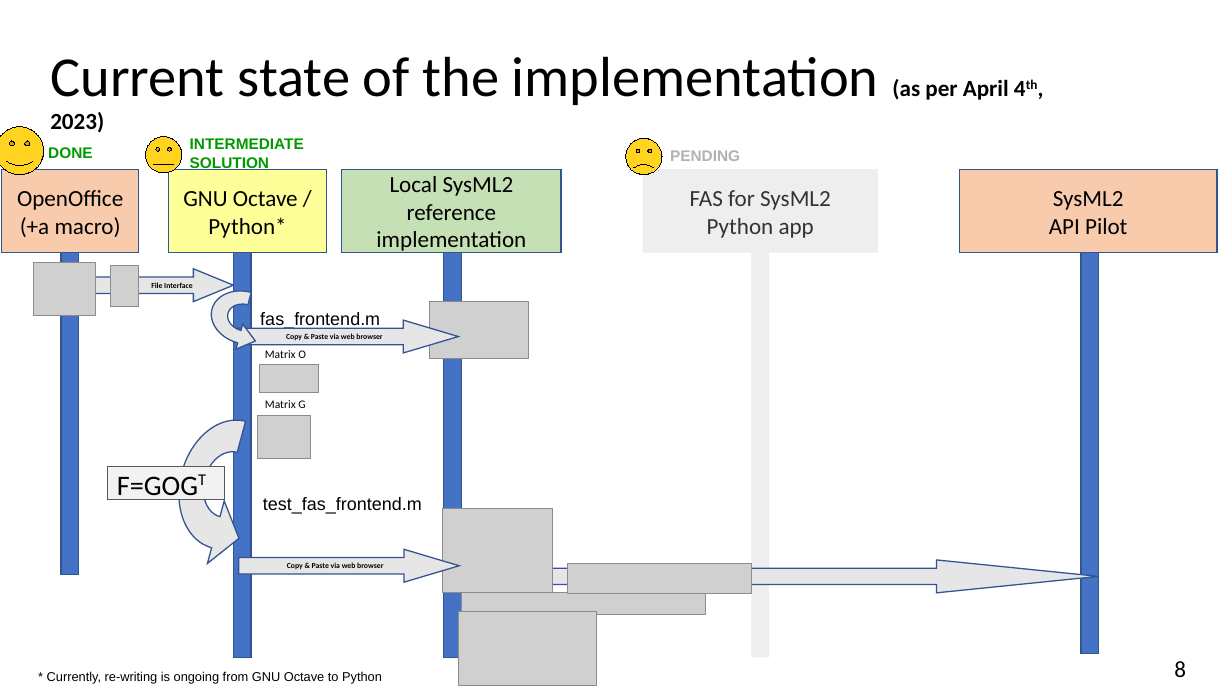
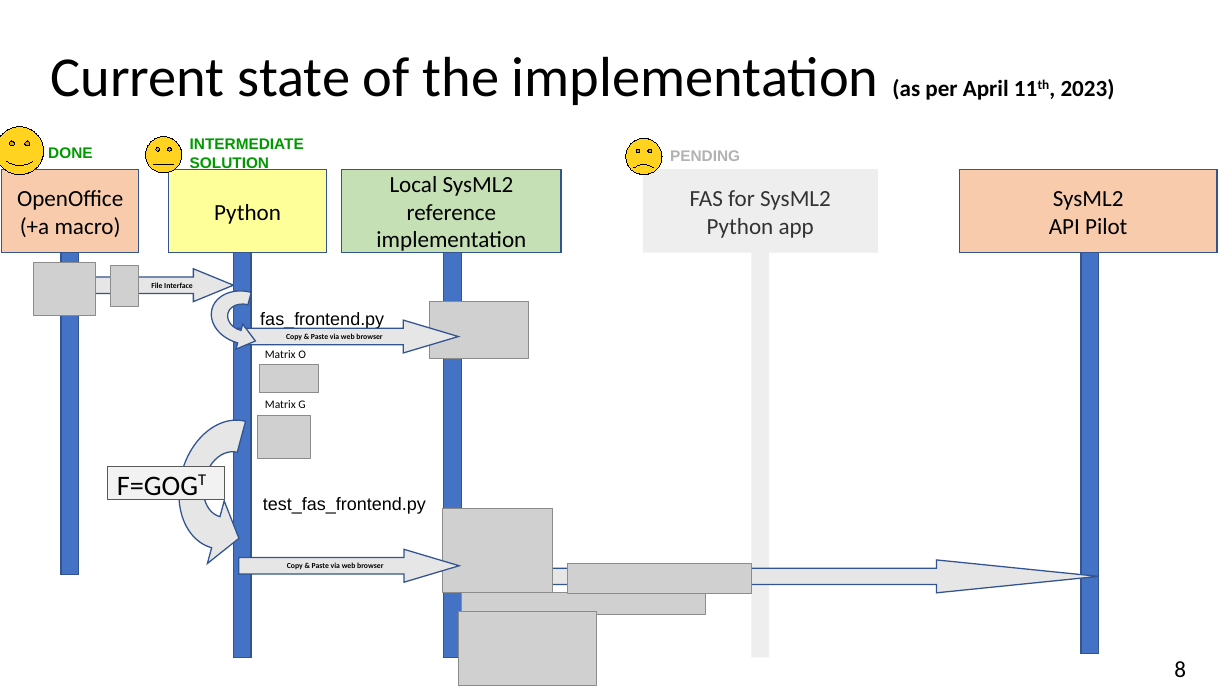
Before and after one commit to GfSE/fas4sysmlv2, a slide deck: slide 8 of doc/tech-docs/sysmlv2-pilot/fas4sysmlv2.odp. Drawn at 1232x693 pixels with LibreOffice and Linux fonts; fonts in the diff are those of the drawing; grey boxes stand for pictures. Boxes give left, top, right and bottom in pixels: in the first picture for what was removed or moved away, otherwise in the second. Text is boxed around its words. In the diff, an @@ line names an element or a change of style, - is before the commit and + after.

Commit message:
Python replacement for remaining parts of the GNU Octave implementation

```diff
--- a/doc/tech-docs/sysmlv2-pilot/fas4sysmlv2.odp
+++ b/doc/tech-docs/sysmlv2-pilot/fas4sysmlv2.odp
@@ title at [50,56,1115,105]: text changed @@
-Current state of the implementation (as per April 4th, 2023)
+Current state of the implementation (as per April 11th, 2023)
@@ text in rectangle at [214,204,281,224]: text changed @@
-GNU Octave /
-Python*
+Python
@@ text at [260,312,384,329]: text changed @@
-fas_frontend.m
+fas_frontend.py
@@ text at [263,497,426,514]: text changed @@
-test_fas_frontend.m
+test_fas_frontend.py
@@ text removed at [47,671,382,683] @@
-* Currently, re-writing is ongoing from GNU Octave to Python
```
Also in this commit, not shown: 7 other files.
